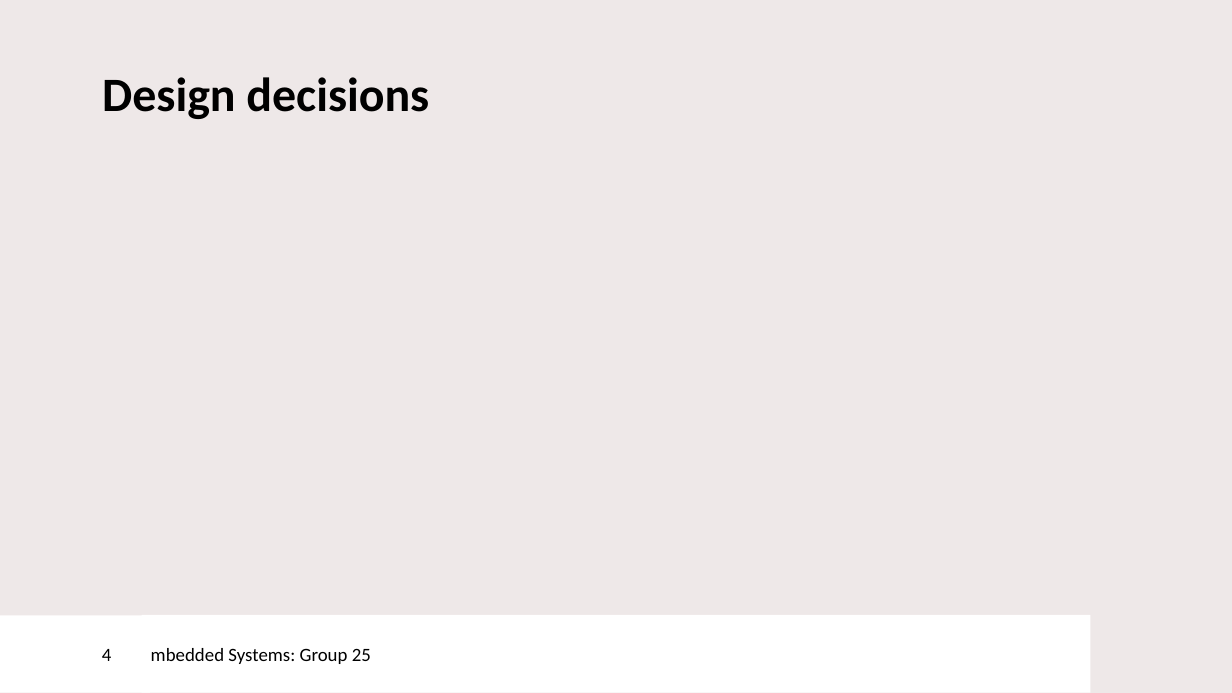
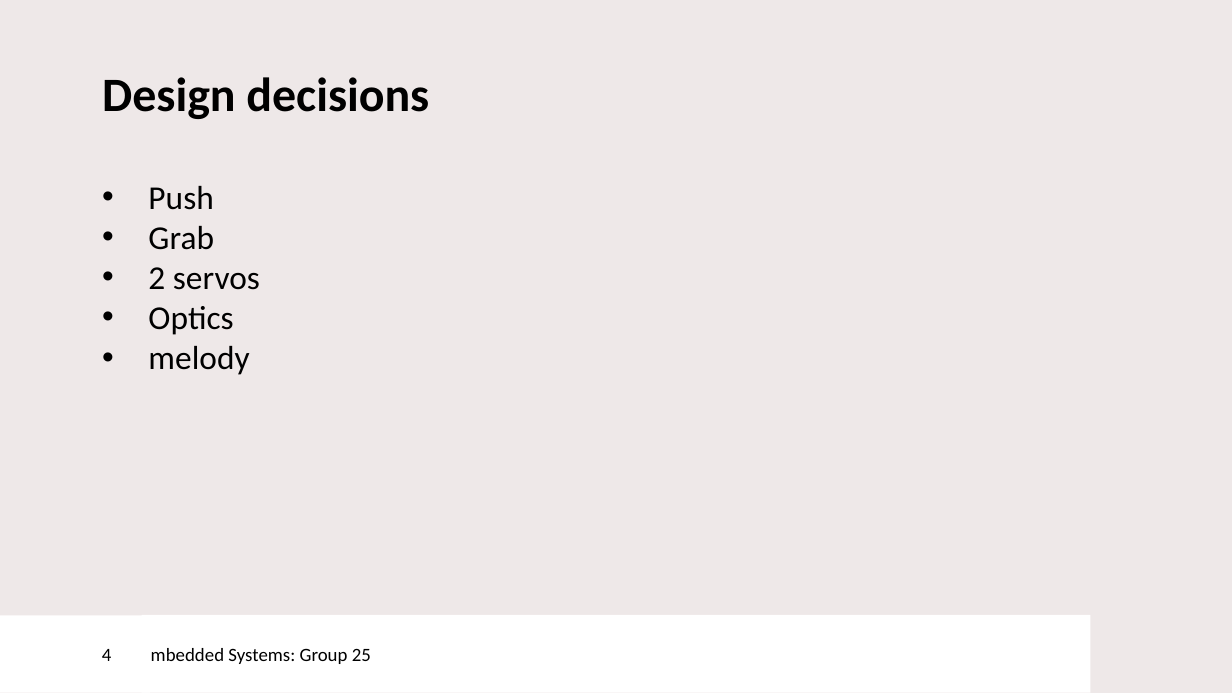
Before and after one commit to ismailelmasry/Embedded_system_group25, a slide deck: slide 4 of Sprint2/week3/interim presentation.pptx. Drawn at 1232x693 pixels with LibreOffice and Linux fonts; fonts in the diff are those of the drawing; background and template pictures are left out. Boxes give left, top, right and bottom in pixels: in the first picture for what was removed or moved away, otherwise in the second. Text is boxed around its words. In the diff, an @@ line names an element or a change of style, - is before the commit and + after.

```diff
--- a/Sprint2/week3/interim presentation.pptx
+++ b/Sprint2/week3/interim presentation.pptx
@@ text added at (148, 186, 260, 375), 19.5 pt, text #000000 @@
+• Push
+• Grab
+• 2 servos
+• Optics
+• melody
```
Also in this commit, not shown: 3 other slides changed.
